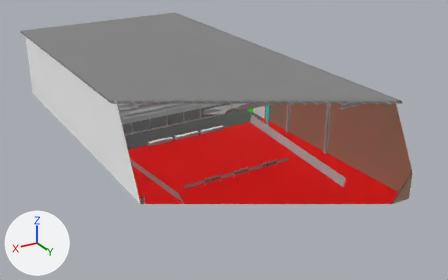
What one commit did to the FBX model Assets/ProShooterVR_DESIGN/WIP/25m Range/New/Range_25m.fbx.
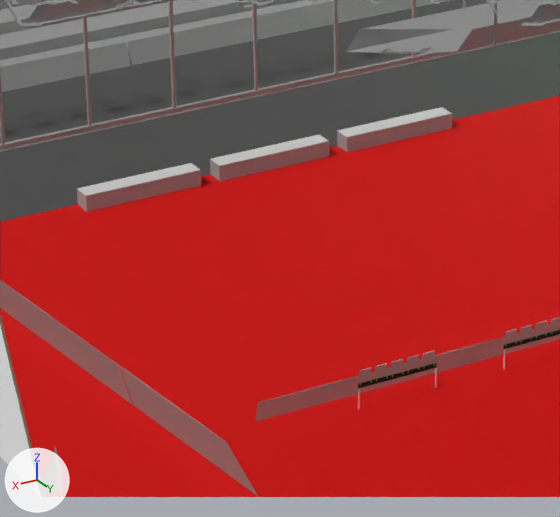
The first picture shows the older version from a 50 mm lens placed at (63.3, 123.4, 58.4), pointed at (-6.3, 7.4, 0.4). The close-ups show both versions on the part from 30% to 55% of the width and 37% to 74% of the height of that picture; other places that the commit changed are outside them. Every picture has the same lights, and +X, +Y and +Z are marked at lower left. Everything nearer to the camera than a plane just in front of the edit is cut away. Where no turn or scale is listed for an object, it has been applied to the vertices. Vertices at the same position are counted once.

In view in the first close-up: 'Branding', 'Extra', 'Structure_1', 'Structure_2', 'Structure_3', 'Target_2', 'Target_3'.
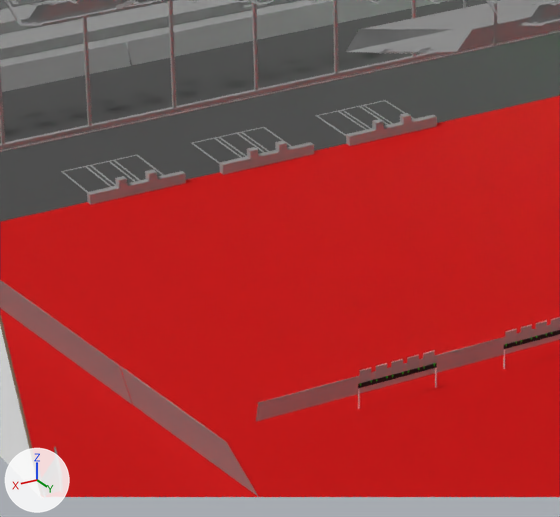
Changed parts and their boxes (x1, y1, x2, y2) in the close-ups (560 x 517 px):
'Structure_2', reshaped
    before: (0, 0, 452, 212)
    after: (0, 0, 333, 67)
'New_table_3_base', added
    after: (87, 171, 186, 205)
'New_table_2_base', added
    after: (219, 142, 314, 175)
'New_table_1_base', added
    after: (346, 115, 437, 146)
'Guides', added
    after: (61, 100, 414, 192)
'New_talbe_3_Box1', added
    after: (145, 169, 157, 182)
'New_table_3_box2', added
    after: (115, 176, 127, 188)
'New_talbe_2_Box1', added
    after: (275, 141, 287, 153)
'New_table_1_box2', added
    after: (372, 119, 384, 131)
'New_table_2_box2', added
    after: (247, 147, 258, 159)
'New_talbe_1_Box1', added
    after: (400, 113, 411, 124)
part 1 of me_mesh_001, deleted
    before: (77, 107, 452, 212)
'Target_3', unchanged, covered by the edit
    before: (358, 350, 437, 409)

Edits to the bpy script that builds the scene:
```text
Change me_mesh_001:
    remove me_mesh_001.from_pydata(...)  # 2588 vertices, 1730 faces; spans x -23.0..23.0, y -26.0..26.0, z -6.0..6.0
    add me_mesh_001.from_pydata(...)  # 2540 vertices, 1697 faces; spans x -23.0..23.0, y -26.0..9.0, z -6.0..6.0
    me_mesh_001 part 1: 6 loose pieces with 48 vertices, spanning x -10.0..10.0, y 25.0..26.0, z -6.0..-5.2, are deleted
    remove me_mesh_001.materials.append(mat_range_table_wood_m)  # grey #bcbcbc
    remove me_mesh_001.materials.append(mat_range_table_white_m)  # white #ffffff
Add ob_guides:
    ob_guides = bpy.data.objects.new('Guides', me_mesh_033)  # 84 vertices, 24 faces; spans x -9.0..9.0, y -2.0..2.0, z 0.0; in mat_guides_m (grey #bcbcbc)
    ob_guides.location = (0.0, -2.0, 0.0)
Add ob_new_table_3_box2:
    ob_new_table_3_box2 = bpy.data.objects.new('New_table_3_box2', me_mesh_031)  # 56 vertices, 48 faces; spans x -0.215..0.215, y -0.19..0.19, z -0.205..0.205; in mat_range_table_wood_m (grey #bcbcbc)
    ob_new_table_3_box2.location = (7.78, 0.17, 0.7)
Add ob_new_talbe_3_box1:
    ob_new_talbe_3_box1 = bpy.data.objects.new('New_talbe_3_Box1', me_mesh_030)  # 56 vertices, 48 faces; spans x -0.215..0.215, y -0.19..0.19, z -0.205..0.205; in mat_range_table_wood_m (grey #bcbcbc)
    ob_new_talbe_3_box1.location = (6.22, 0.17, 0.7)
Add ob_new_table_2_box2:
    ob_new_table_2_box2 = bpy.data.objects.new('New_table_2_box2', me_mesh_028)  # 56 vertices, 48 faces; spans x -0.215..0.215, y -0.19..0.19, z -0.205..0.205; in mat_range_table_wood_m (grey #bcbcbc)
    ob_new_table_2_box2.location = (0.78, 0.17, 0.7)
Add ob_new_table_2_base:
    ob_new_table_2_base = bpy.data.objects.new('New_table_2_base', me_mesh_029)  # 36 vertices, 33 faces; spans x -2.5..2.5, y -0.18..0.18, z -0.26..0.26; in mat_range_table_wood_m (grey #bcbcbc)
    ob_new_table_2_base.location = (0.0, 0.17, 0.25)
Add ob_new_table_3_base:
    ob_new_table_3_base = bpy.data.objects.new('New_table_3_base', me_mesh_032)  # 36 vertices, 33 faces; spans x -2.5..2.5, y -0.18..0.18, z -0.26..0.26; in mat_range_table_wood_m (grey #bcbcbc)
    ob_new_table_3_base.location = (7.0, 0.17, 0.25)
Add ob_new_talbe_2_box1:
    ob_new_talbe_2_box1 = bpy.data.objects.new('New_talbe_2_Box1', me_mesh_027)  # 56 vertices, 48 faces; spans x -0.215..0.215, y -0.19..0.19, z -0.205..0.205; in mat_range_table_wood_m (grey #bcbcbc)
    ob_new_talbe_2_box1.location = (-0.78, 0.17, 0.7)
Add ob_new_table_1_base:
    ob_new_table_1_base = bpy.data.objects.new('New_table_1_base', me_mesh_026)  # 36 vertices, 33 faces; spans x -2.5..2.5, y -0.18..0.18, z -0.26..0.26; in mat_range_table_wood_m (grey #bcbcbc)
    ob_new_table_1_base.location = (-7.0, 0.17, 0.25)
Add ob_new_table_1_box2:
    ob_new_table_1_box2 = bpy.data.objects.new('New_table_1_box2', me_mesh_025)  # 56 vertices, 48 faces; spans x -0.215..0.215, y -0.19..0.19, z -0.205..0.205; in mat_range_table_wood_m (grey #bcbcbc)
    ob_new_table_1_box2.location = (-6.22, 0.17, 0.7)
Add ob_new_talbe_1_box1:
    ob_new_talbe_1_box1 = bpy.data.objects.new('New_talbe_1_Box1', me_mesh_024)  # 56 vertices, 48 faces; spans x -0.215..0.215, y -0.19..0.19, z -0.205..0.205; in mat_range_table_wood_m (grey #bcbcbc)
    ob_new_talbe_1_box1.location = (-7.78, 0.17, 0.7)
```
